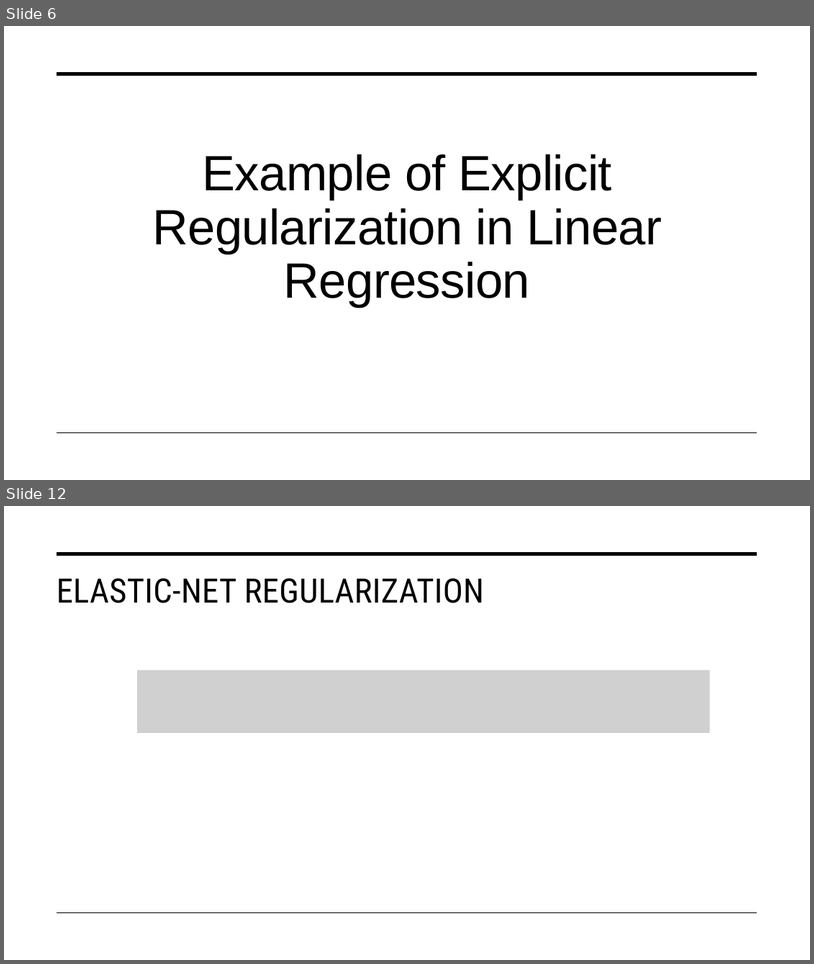
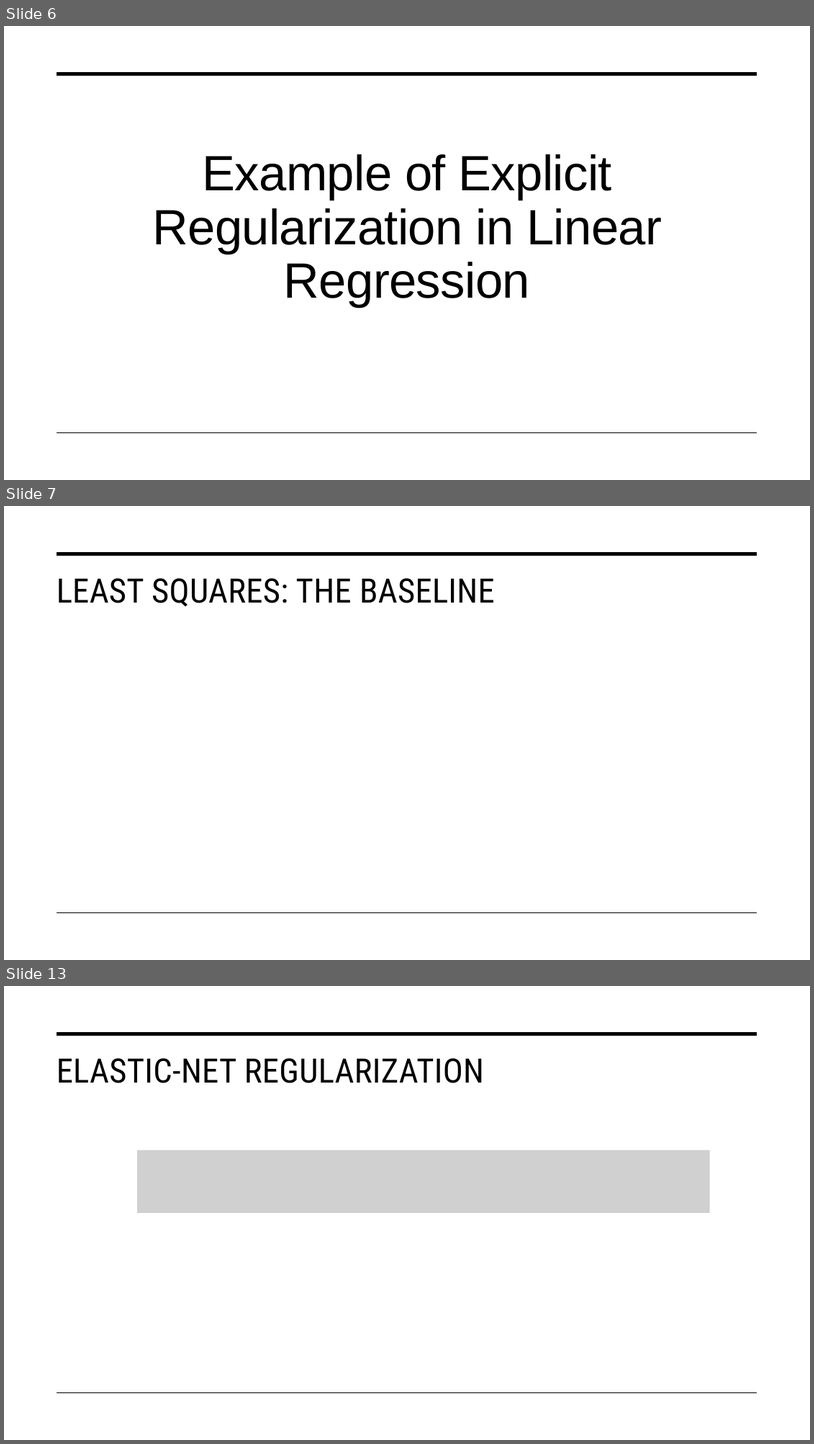
Before and after one commit to STAT-486-Fall-2026/course-content, a slide deck: slides/05-regularization.pptx. Shown one above the other, each under a label of ours: slides 6 and 12 before the commit, slides 6, 7 and 13 after it; the slides between them are not shown. The pictures are 814x964 and 814x1444 pixels, drawn with LibreOffice and Linux fonts; fonts in the diff are those of the drawing; grey boxes stand for pictures. Boxes give left, top, right and bottom in pixels: in the first picture for what was removed or moved away, otherwise in the second. Text is boxed around its words. In the diff, an @@ line names an element or a change of style, - is before the commit and + after.

```diff
--- a/slides/05-regularization.pptx
+++ b/slides/05-regularization.pptx
@@ slide 7 added at box(4, 506, 810, 960), background #FFFFFF; not listed: 2 template elements that a slide beside it also shows @@
@@ title added at box(57, 578, 495, 607), 40 pt, text #000000 @@
+LEAST SQUARES: THE BASELINE
@@ what was slide 12 is now slide 13 @@
```
Also in this commit, not shown: 6 slides changed, 4 other slides added, 1 slide removed, 1 other file.
